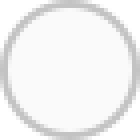
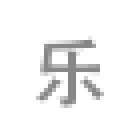
Comparing the layer stacks of the two 140 x 140 images. Changes:
added layer "fun inactive" above "fun default" over [36, 36, 104, 108]
hid "Эллипс 1 копия" over [0, 0, 140, 140]
